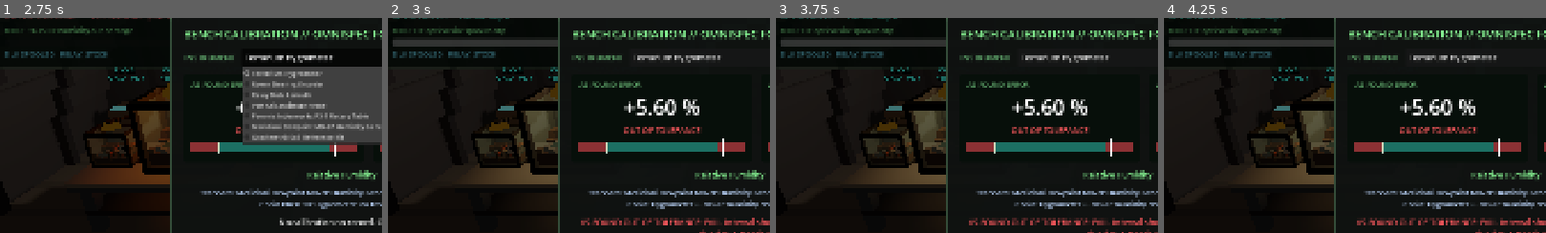
Above: before the commit, frames 1-4 (left to right).
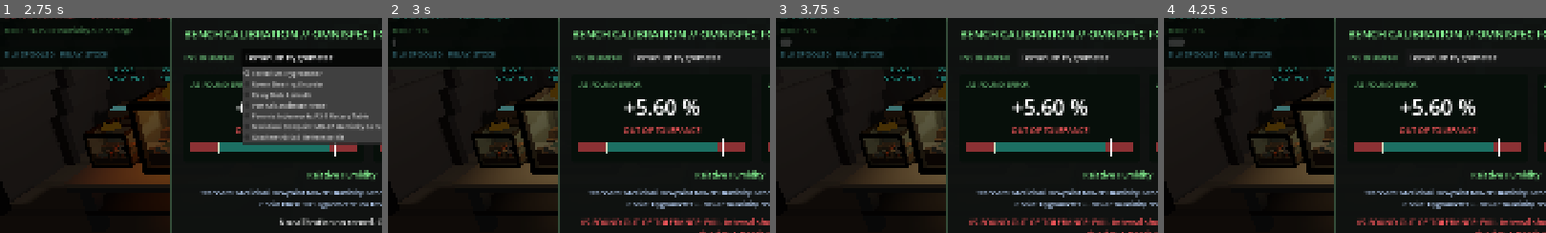
Above: after the commit, the same moments.

Repository: xlockeddown-glitch/out-of-spec
Game: Godot game, scene res://scenes/main_farm.tscn
Same seed, same stepped clock (60 frames per second), same inputs: the game is played once before the commit and once after it.
Inputs (mouse positions are % of the whole screen's width and height, from its top left):
- Up to frame 1 (2.75 s): click "ENTER DOME [Tab]" at 0.5 s; tap Enter at 1.25 s; move the mouse to (72, 45) at 1.27 s; hold D (rover_steer_right) 1.28-2 s; hold E (interact) 1.28-2 s; click (72, 45) at 1.42 s; click "Terrarium Hygrometer" at 2 s
- Up to frame 2 (3 s): click "ZERO / CALIBRATE" at 2.75 s
- Up to frame 3 (3.75 s): move the mouse to (30, 55) at 3.52 s; hold S (rover_reverse) from 3.53 s (still down); tap Space (rover_till) at 3.6 s
- Up to frame 4 (4.25 s): keep holding S (rover_reverse)
The pictures show only the part of the screen within x 2-52%, y 19-69%; the shares and areas given below are measured in that part.

Frame 1 is identical in both runs. In frame 2, 1.7% of the frame differs, in the area x 2-45%, y 3-14%; in frame 3, 1.7%; in frame 4, 1.6%.

Commit message:
Keep time jumps from advancing the molt
Co-Authored-By: Claude Opus 5.5 <noreply@anthropic.com>

Diff:
--- a/scripts/autoload/GameClock.gd
+++ b/scripts/autoload/GameClock.gd
@@ -9,6 +9,9 @@
 signal time_advanced(delta_days: float)
 ## Fires at each morning after day 1 (day 1 is "already started" at boot).
 signal day_started(day_index: int)
+## Emitted after time_advanced when the clock ran on its own for a frame, and
+## not for time jumps (a bench job, the F9 skip). The molt follows this.
+signal clock_ran(delta_days: float)
 
 const DAY_START_HOUR: float = 6.0
 const HOURS_PER_DAY: float = 24.0
@@ -25,7 +28,10 @@
 func _process(delta: float) -> void:
 	if paused or seconds_per_day <= 0.0:
 		return
-	advance(delta / seconds_per_day)
+	var delta_days: float = delta / seconds_per_day
+	advance(delta_days)
+	if delta_days > 0.0:
+		clock_ran.emit(delta_days)
 
 
 ## Moves time forward. Drift and day_started follow from this. A jump across
--- a/scripts/autoload/GameState.gd
+++ b/scripts/autoload/GameState.gd
@@ -2,7 +2,7 @@
 ## Live simulation state that must survive scene swaps. Autoloaded as `GameState`.
 ##
 ## Scenes read from and write to this; they never own sensor/molt/inventory
-## state themselves. Ticks in _process, so the dome keeps simulating while
+## state themselves. Ticks on GameClock, so the dome keeps simulating while
 ## you're on the farm and vice versa.
 
 signal molt_changed(progress: float, stage: int)
@@ -225,6 +225,7 @@
 	hygrometer.error = hygrometer.mpe * HYGROMETER_START_ERROR_RATIO
 	hygrometer.cal_due_day = 0
 	GameClock.time_advanced.connect(_on_time_advanced)
+	GameClock.clock_ran.connect(_tick_molt)
 	GameClock.day_started.connect(_on_day_started)
 	GameClock.day_started.connect(_on_day_started_regrow.unbind(1))
 	credits = int(DataManager.get_number(ECONOMY_TABLE, "starting_credits", 0.0))
@@ -574,7 +575,6 @@
 	for id: Variant in sensors:
 		if is_in_service(str(id)):
 			(sensors[id] as DriftingSensor).advance_days(delta_days)
-	_tick_molt(delta_days)
 	_note_soil_excursions()
 	if drop_pod_present and GameClock.elapsed_days >= _drop_pod_departure_at:
 		drop_pod_present = false
--- a/tests/test_molt_clock.gd
+++ b/tests/test_molt_clock.gd
@@ -1,9 +1,9 @@
 extends RefCounted
 ## The molt runs on game time, not real seconds (co-op groundwork).
-## GameClock's own fields are saved and restored; nothing listens to the
-## GameState made here, so its _on_time_advanced is called directly.
+## Clocks and GameStates made here are private and freed.
 
 const GameStateScript: GDScript = preload("res://scripts/autoload/GameState.gd")
+const GameClockScript: GDScript = preload("res://scripts/autoload/GameClock.gd")
 
 
 ## Sensors dead on and not drifting, so only the molt moves.
@@ -24,21 +24,44 @@
 	return ""
 
 
-func test_molt_follows_game_time() -> String:
+func test_molt_follows_the_running_clock() -> String:
 	var gs: GameStateScript = _make_state()
-	var full: float = gs.PLAYTEST_MOLT_DAYS
-	gs._on_time_advanced(full * 0.5)
+	var clock: GameClockScript = GameClockScript.new()
+	clock.time_advanced.connect(gs._on_time_advanced)
+	clock.clock_ran.connect(gs._tick_molt)
+	clock._process(10.0)
 	var half: float = gs.molt_progress
-	gs._on_time_advanced(full * 0.35)
+	clock.paused = true
+	clock._process(10.0)
+	clock.paused = false
+	clock.skip_to_next_morning()
+	var after_jump: float = gs.molt_progress
+	gs.hygrometer.max_error = INF
+	gs.hygrometer.error = gs.hygrometer.mpe * 2.0
+	clock._process(10.0)
+	var out_of_spec: float = gs.molt_progress
+	gs.hygrometer.error = 0.0
+	gs.hygrometer.max_error = 0.0
+	clock._process(7.0)
 	var pre_molt: bool = gs.molt_stage == gs.MoltStage.PRE_MOLT
-	gs._on_time_advanced(1.0)
+	clock._process(10.0)
 	var done: bool = gs.is_spool_ready() and gs.molt_progress == 1.0
-	var polls: bool = gs.has_method("_process")
+	clock.free()
 	gs.free()
 	if not is_equal_approx(half, 0.5):
-		return "Half the molt time must give half the progress, got %s." % half
+		return "10 s at the default pace must give half the molt, got %s." % half
+	if after_jump != half:
+		return "A pause or a time jump must not advance the molt, got %s." % after_jump
+	if out_of_spec != half:
+		return "A hygrometer past MPE must hold the molt, got %s." % out_of_spec
 	if not pre_molt or not done:
-		return "The molt must pass through pre-molt and finish on a time jump: %s, %s" % [pre_molt, done]
-	if polls:
-		return "GameState must not run the molt on real seconds in _process."
+		return "The molt must pass through pre-molt and finish: %s, %s" % [pre_molt, done]
 	return ""
+
+
+func test_live_molt_is_wired_to_the_clock() -> String:
+	if not GameClock.clock_ran.is_connected(GameState._tick_molt):
+		return "GameState must tick the molt from GameClock.clock_ran."
+	if GameState.is_processing():
+		return "GameState must not run on real seconds in _process."
+	return ""
Not shown, changed: docs/decisions.md
